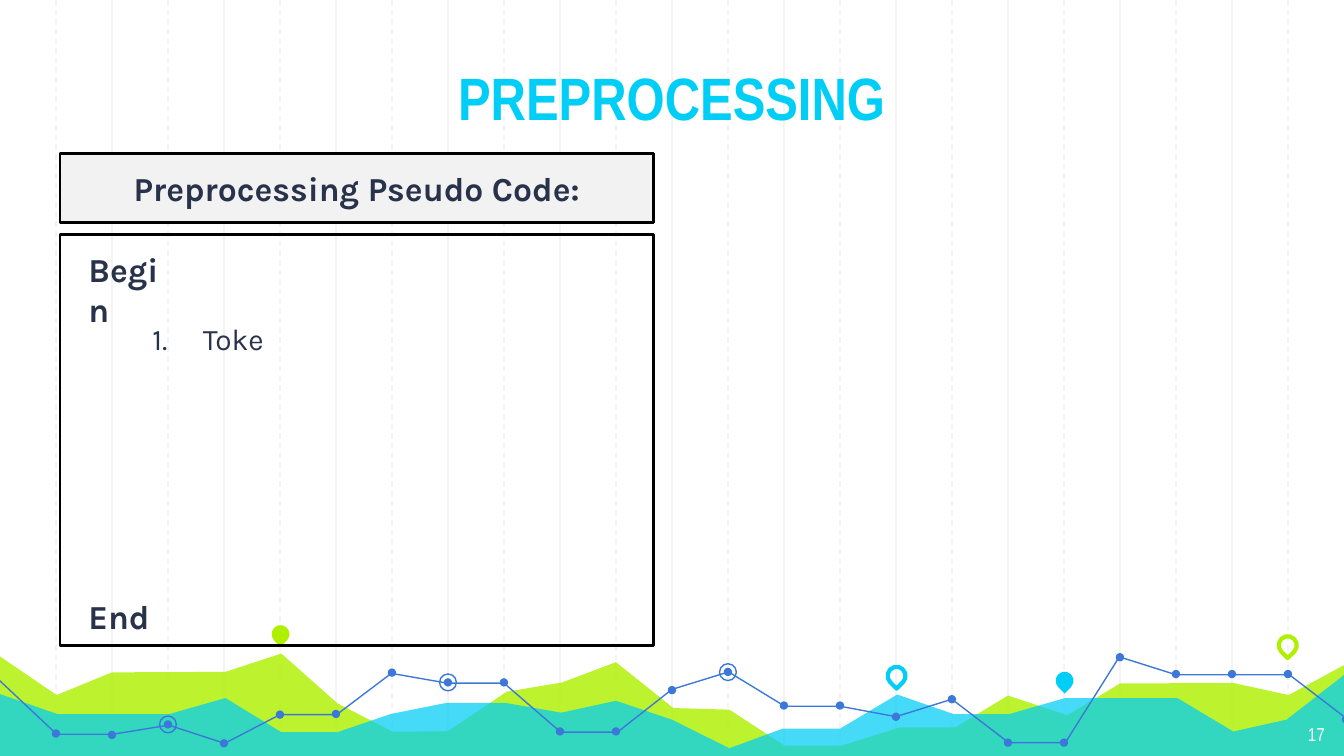
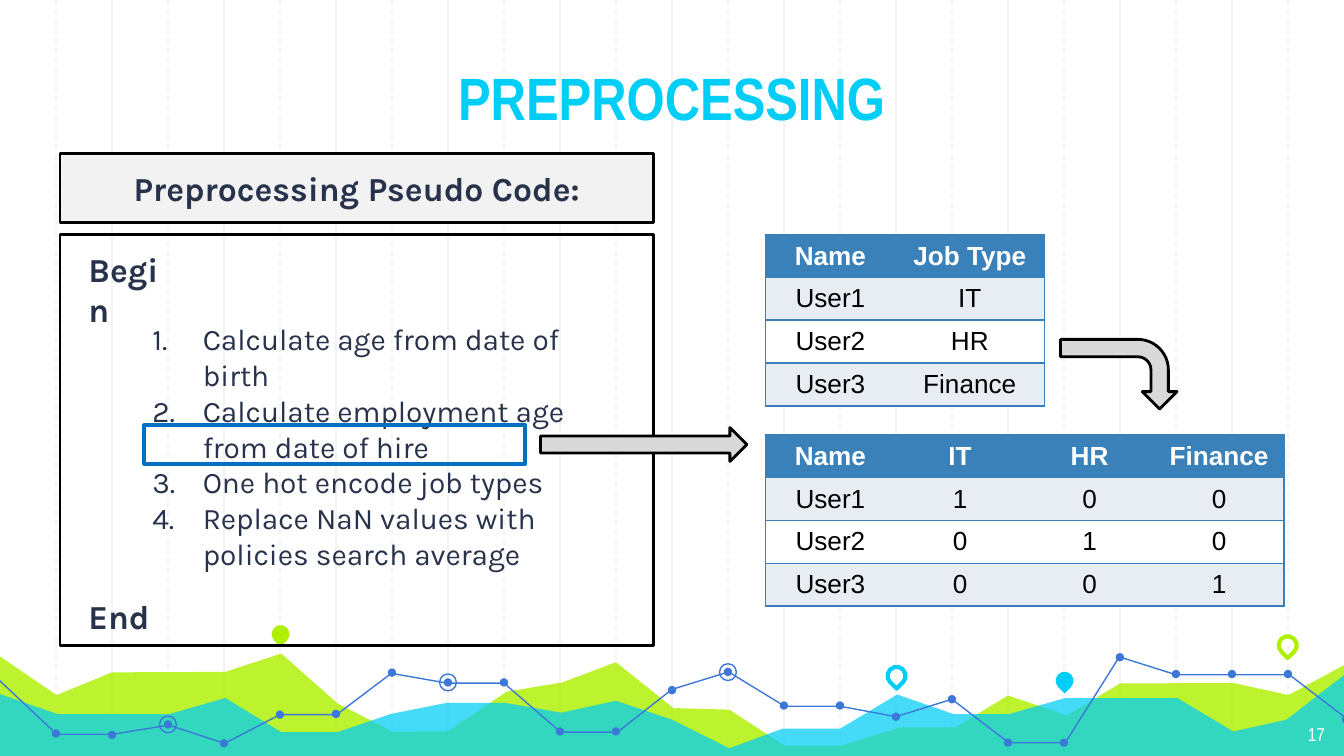
Before and after one commit to Andyayk/app, a slide deck: slide 17 of Graph Based Search.pptx. Drawn at 1344x756 pixels with LibreOffice and Linux fonts; fonts in the diff are those of the drawing. Boxes give left, top, right and bottom in pixels: in the first picture for what was removed or moved away, otherwise in the second. Text is boxed around its words. In the diff, an @@ line names an element or a change of style, - is before the commit and + after.

```diff
--- a/Graph Based Search.pptx
+++ b/Graph Based Search.pptx
@@ table added at <box>766,235,1044,414</box>, 4 rows, 2 columns @@
+Name | Job Type
+User1 | IT
+User2 | HR
+User3 | Finance
@@ text at <box>203,329,564,573</box>: text changed @@
-1. Toke
+1. Calculate age from date of birth
+2. Calculate employment age from date of hire
+3. One hot encode job types
+4. Replace NaN values with policies search average
@@ bent arrow added at <box>1061,339,1178,409</box>, fill #D9D9D9, outline #000000 1.5 pt @@
@@ rectangle added at <box>144,425,524,464</box>, outline #0070C0 2 pt @@
@@ right arrow added at <box>540,427,747,461</box>, fill #D9D9D9, outline #000000 1.5 pt @@
@@ table added at <box>766,434,1282,613</box>, 4 rows, 4 columns @@
+Name | IT | HR | Finance
+User1 | 1 | 0 | 0
+User2 | 0 | 1 | 0
+User3 | 0 | 0 | 1
```
Also in this commit, not shown: 5 other slides changed, 1 slide added, 1 slide removed, 1 other file.
